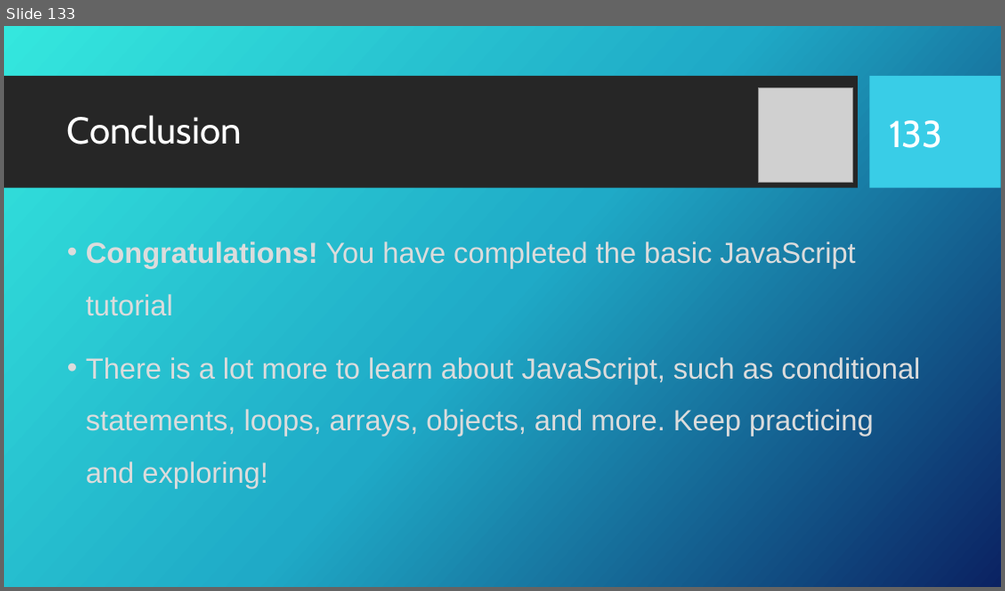
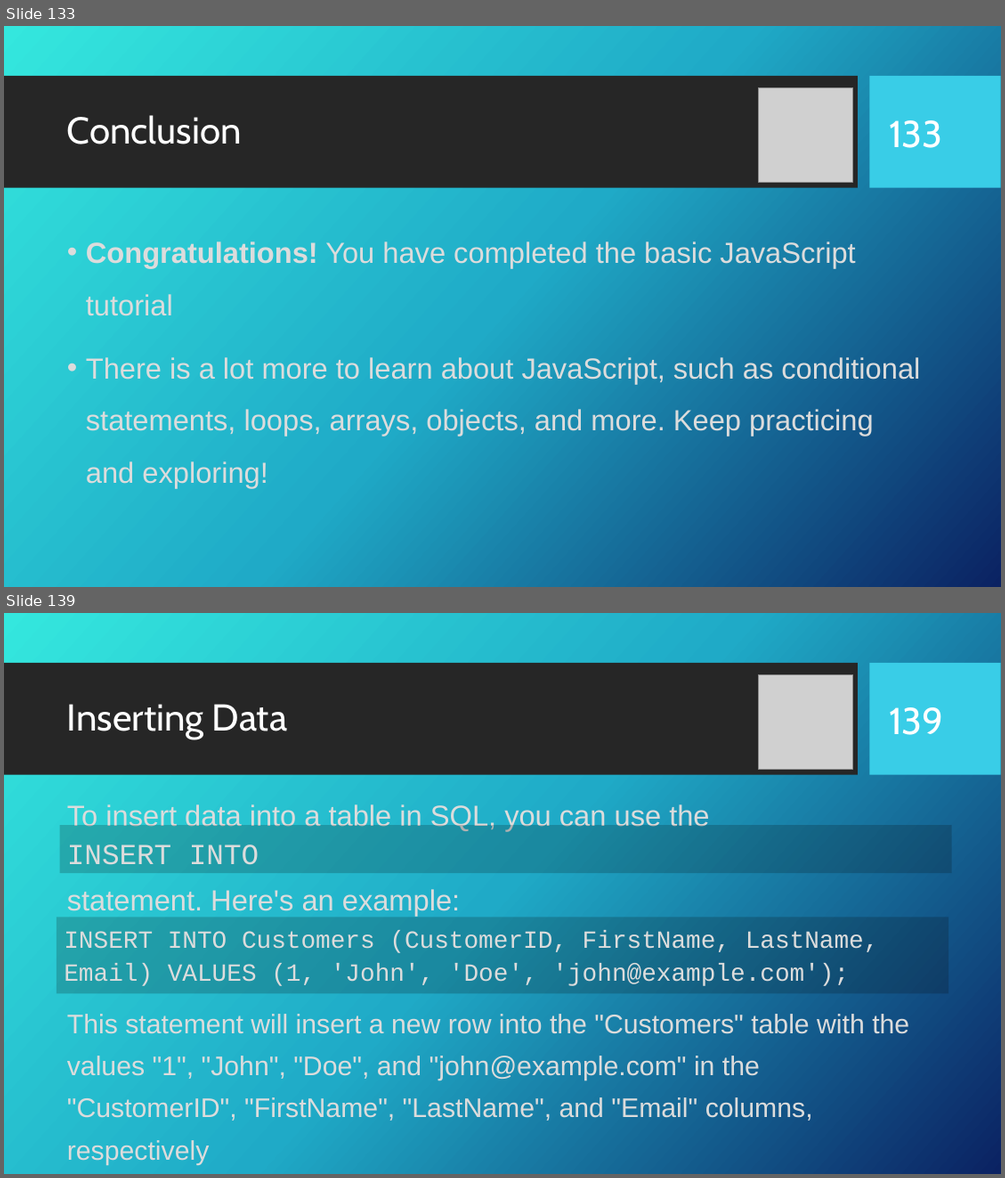
Before and after one commit to KurtAbraham/CS451, a slide deck: CS 451-KAbraham-Internet Technologies Tutorials.pptx. Shown one above the other, each under a label of ours: slide 133 before the commit, slides 133 and 139 after it; the slides between them are not shown. The pictures are 1005x591 and 1005x1178 pixels, drawn with LibreOffice and Linux fonts; fonts in the diff are those of the drawing; grey boxes stand for pictures; background and template pictures are left out. Boxes give left, top, right and bottom in pixels: in the first picture for what was removed or moved away, otherwise in the second. Text is boxed around its words. In the diff, an @@ line names an element or a change of style, - is before the commit and + after.

```diff
--- a/CS 451-KAbraham-Internet Technologies Tutorials.pptx
+++ b/CS 451-KAbraham-Internet Technologies Tutorials.pptx
@@ slide 139 added at (4,613,1001,1174), background picture (left out); not listed: 2 template elements that a slide beside it also shows @@
@@ picture added at (759,674,853,769) @@
@@ title added at (67,704,287,739), 36 pt, text #FFFFFF @@
+Inserting Data
@@ page number added at (889,707,944,735), 36 pt, text #FFFFFF @@
+139
@@ rectangle added at (59,826,952,873), fill #080808 at 20% opacity, 28 pt, text #DCDCDC @@
+INSERT INTO
@@ text added at (67,804,709,831), 28 pt, text #DCDCDC @@
+To insert data into a table in SQL, you can use the
@@ text added at (67,889,460,916), 28 pt, text #DCDCDC @@
+statement. Here's an example:
@@ rectangle added at (57,917,948,994), fill #080808 at 20% opacity, 23.8 pt, text #DCDCDC @@
+INSERT INTO Customers (CustomerID, FirstName, LastName, Email) VALUES (1, 'John', 'Doe', 'john@example.com');
@@ text added at (67,1013,909,1165), 25.9 pt, text #DCDCDC @@
+This statement will insert a new row into the "Customers" table with the values "1", "John", "Doe", and "john@example.com" in the "CustomerID", "FirstName", "LastName", and "Email" columns, respectively
```
Also in this commit, not shown: 15 slides changed, 15 other slides added, 1 other file.
